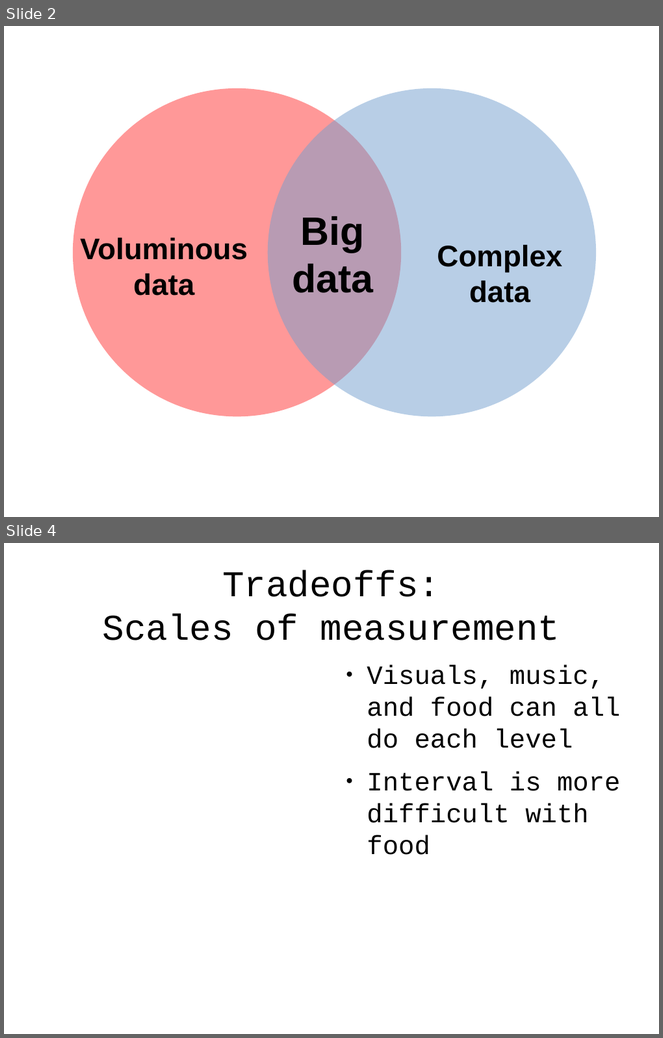
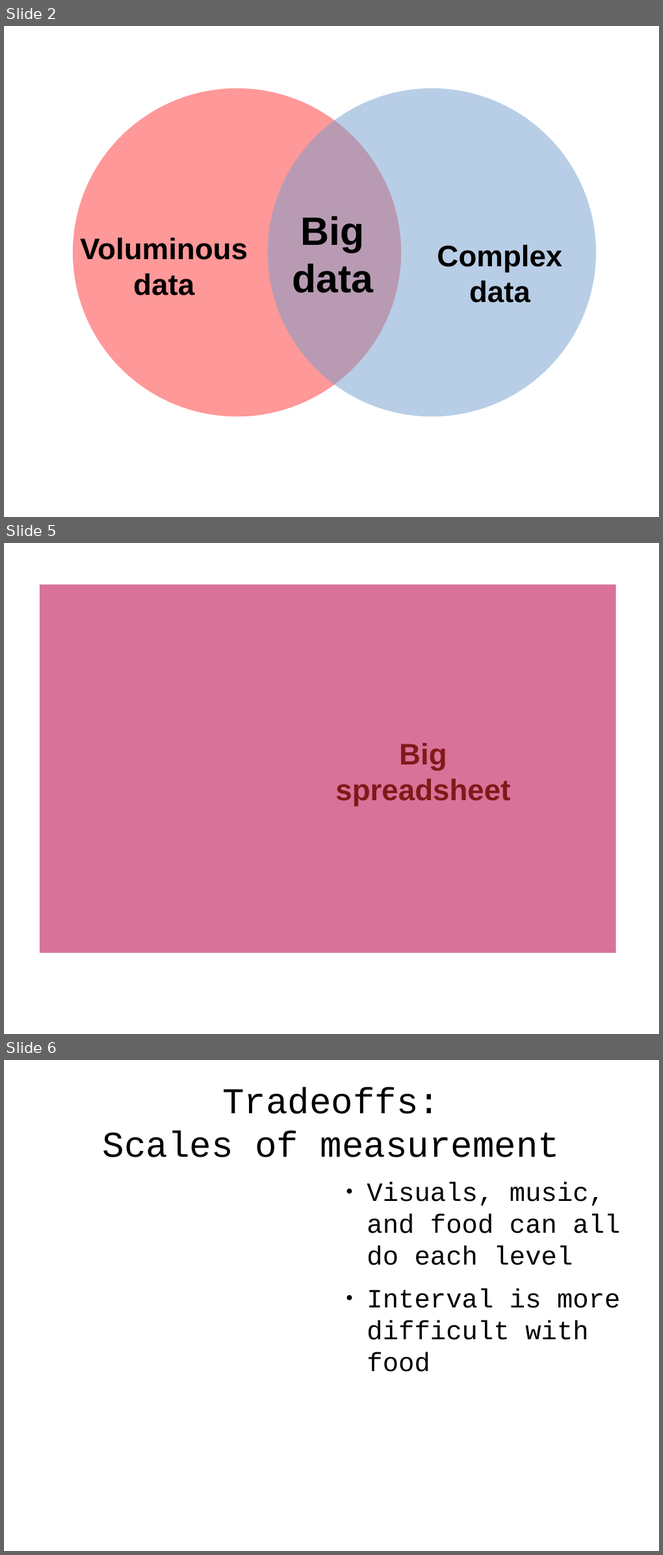
Before and after one commit to tlevine/gastronomification-big-data-talk, a slide deck: big-senses.odp. Shown one above the other, each under a label of ours: slides 2 and 4 before the commit, slides 2, 5 and 6 after it; the slides between them are not shown. The pictures are 663x1038 and 663x1555 pixels, drawn with LibreOffice and Linux fonts; fonts in the diff are those of the drawing; background and template pictures are left out. Boxes give left, top, right and bottom in pixels: in the first picture for what was removed or moved away, otherwise in the second. Text is boxed around its words. In the diff, an @@ line names an element or a change of style, - is before the commit and + after.

```diff
--- a/big-senses.odp
+++ b/big-senses.odp
@@ slide 5 added at box(4, 543, 659, 1034), background #FFFFFF @@
@@ flow chart internal storage added at box(40, 585, 616, 953), fill #6666FF at 50% opacity @@
@@ flow chart internal storage added at box(40, 585, 616, 953), fill #FF3333 at 50% opacity @@
@@ text added at box(336, 743, 510, 806), 36 pt, text #000000, bold @@
+Big
+spreadsheet
@@ what was slide 4 is now slide 6 @@
```
Also in this commit, not shown: 2 other slides added, 1 slide removed.
